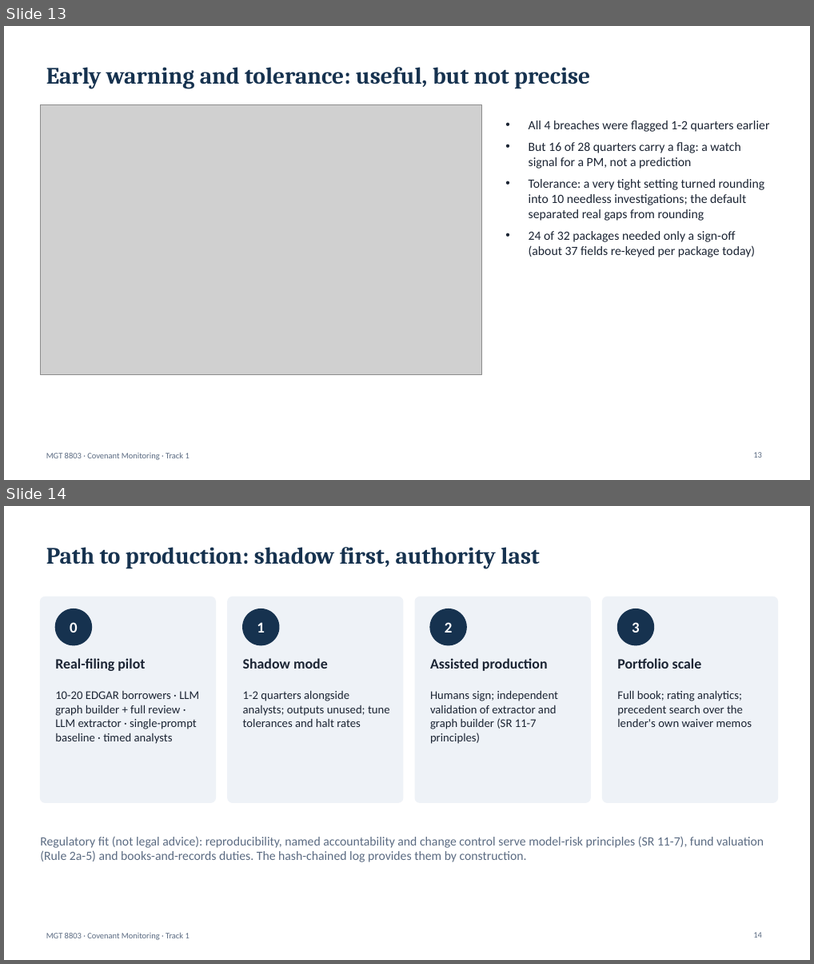
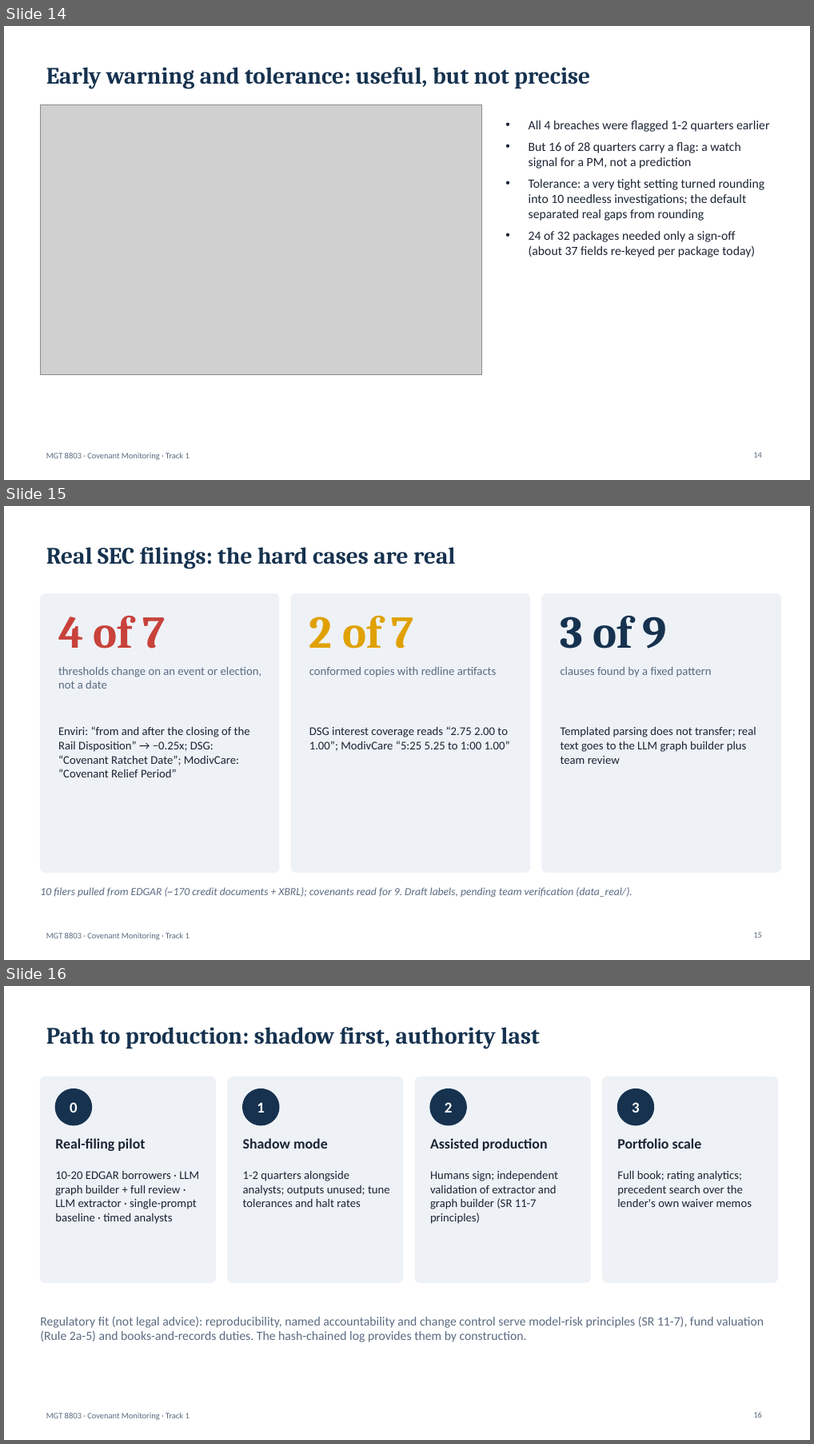
Before and after one commit to vidss04/covenant-monitoring, a slide deck: report/MGT8803_Final_Presentation_Covenant_Monitoring.pptx. Shown one above the other, each under a label of ours: slides 13 and 14 before the commit, slides 14, 15 and 16 after it. The pictures are 814x964 and 814x1444 pixels, drawn with LibreOffice and Linux fonts; fonts in the diff are those of the drawing; grey boxes stand for pictures. Boxes give left, top, right and bottom in pixels: in the first picture for what was removed or moved away, otherwise in the second. Text is boxed around its words. In the diff, an @@ line names an element or a change of style, - is before the commit and + after.

```diff
--- a/report/MGT8803_Final_Presentation_Covenant_Monitoring.pptx
+++ b/report/MGT8803_Final_Presentation_Covenant_Monitoring.pptx
@@ slide 15 added at [4, 506, 810, 960], background #FFFFFF; not listed: 1 template element that a slide beside it also shows @@
@@ title added at [46, 547, 455, 568], 28 pt, text #16324F, bold @@
+Real SEC filings: the hard cases are real
@@ rounded rectangle added at [40, 594, 279, 872], fill #EEF2F7, outline #EEF2F7 1 pt @@
@@ rounded rectangle added at [291, 594, 530, 872], fill #EEF2F7, outline #EEF2F7 1 pt @@
@@ rounded rectangle added at [542, 594, 782, 872], fill #EEF2F7, outline #EEF2F7 1 pt @@
@@ text added at [58, 616, 165, 648], 54 pt, text #C8423B, bold @@
+4 of 7
@@ text added at [310, 615, 414, 648], 54 pt, text #E0A100, bold @@
+2 of 7
@@ text added at [561, 616, 666, 648], 54 pt, text #16324F, bold @@
+3 of 9
@@ text added at [58, 667, 262, 688], 14 pt, text #5B6B82 @@
+thresholds change on an event or election, not a date
@@ text added at [310, 667, 497, 677], 14 pt, text #5B6B82 @@
+conformed copies with redline artifacts
@@ text added at [561, 667, 712, 677], 14 pt, text #5B6B82 @@
+clauses found by a fixed pattern
@@ text added at [58, 726, 250, 777], 14 pt, text #1B2433 @@
+Enviri: “from and after the closing of the Rail Disposition” → −0.25x; DSG: “Covenant Ratchet Date”; ModivCare: “Covenant Relief Period”
@@ text added at [310, 726, 510, 751], 14 pt, text #1B2433 @@
+DSG interest coverage reads “2.75 2.00 to 1.00”; ModivCare “5:25 5.25 to 1:00 1.00”
@@ text added at [561, 726, 757, 764], 14 pt, text #1B2433 @@
+Templated parsing does not transfer; real text goes to the LLM graph builder plus team review
@@ text added at [40, 887, 632, 897], 13 pt, text #5B6B82, italic @@
+10 filers pulled from EDGAR (~170 credit documents + XBRL); covenants read for 9. Draft labels, pending team verification (data_real/).
@@ page number added at [754, 932, 762, 937], 10 pt, text #5B6B82 @@
+15
@@ what was slide 13 is now slide 14 @@
@@ page number at [754, 452, 762, 457]: text changed @@
-13
+14
@@ what was slide 14 is now slide 16 @@
```
Also in this commit, not shown: 3 slides changed, 2 other slides added, 8 other files.
